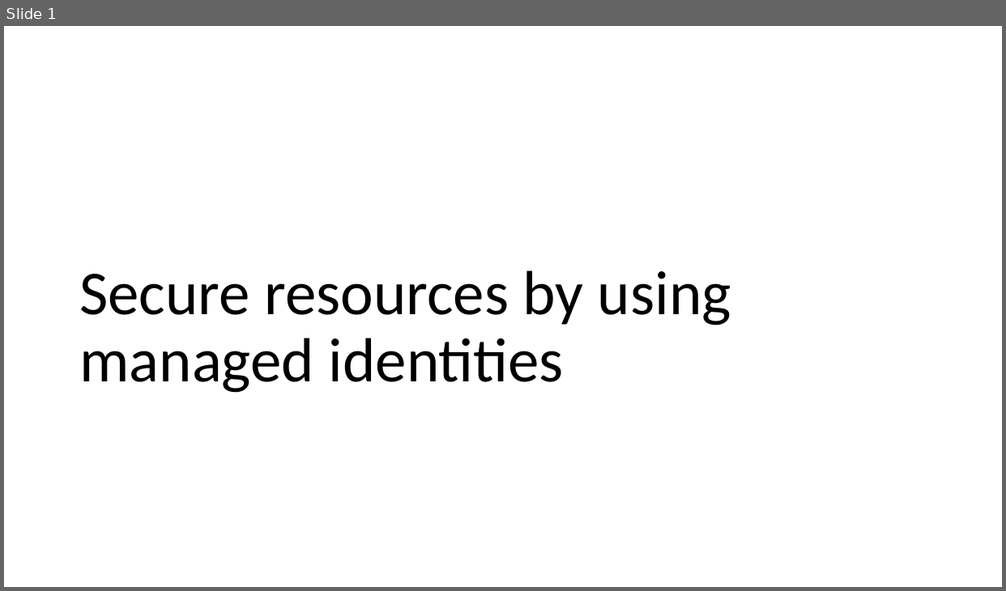
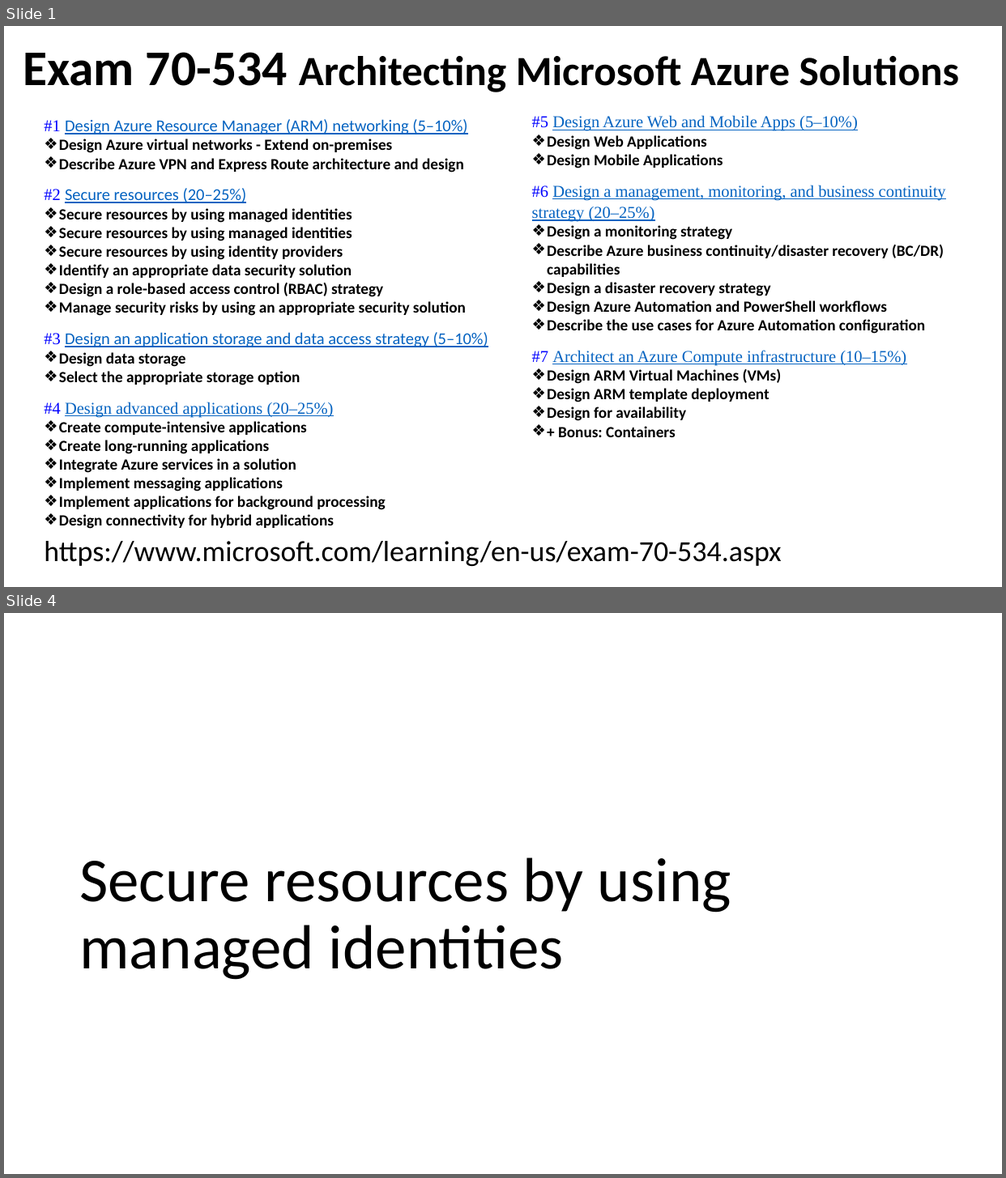
Before and after one commit to dstolts/70-534, a slide deck: Presentations/70-534-Combined-SecuritySlides.pptx. Shown one above the other, each under a label of ours: slide 1 before the commit, slides 1 and 4 after it; the slides between them are not shown. The pictures are 1006x591 and 1006x1178 pixels, drawn with LibreOffice and Linux fonts; fonts in the diff are those of the drawing. Boxes give left, top, right and bottom in pixels: in the first picture for what was removed or moved away, otherwise in the second. Text is boxed around its words. In the diff, an @@ line names an element or a change of style, - is before the commit and + after.

```diff
--- a/Presentations/70-534-Combined-SecuritySlides.pptx
+++ b/Presentations/70-534-Combined-SecuritySlides.pptx
@@ slide 1 added at bbox=[4, 26, 1002, 587], background #FFFFFF @@
@@ title added at bbox=[23, 52, 959, 92], 40 pt, text #000000, bold @@
+Exam 70-534 Architecting Microsoft Azure Solutions
@@ text added at bbox=[44, 119, 488, 529], 15 pt, text #000000, bold @@
+#1 Design Azure Resource Manager (ARM) networking (5–10%)
+  ❖ Design Azure virtual networks - Extend on-premises
+  ❖ Describe Azure VPN and Express Route architecture and design
+  #2 Secure resources (20–25%)
+  ❖ Secure resources by using managed identities
+  ❖ Secure resources by using managed identities
+  ❖ Secure resources by using identity providers
+  ❖ Identify an appropriate data security solution
+  ❖ Design a role-based access control (RBAC) strategy
+  ❖ Manage security risks by using an appropriate security solution
+  #3 Design an application storage and data access strategy (5–10%)
+  ❖ Design data storage
+  ❖ Select the appropriate storage option
+  #4 Design advanced applications (20–25%)
+  ❖ Create compute-intensive applications
+  ❖ Create long-running applications
+  ❖ Integrate Azure services in a solution
+  ❖ Implement messaging applications
+  ❖ Implement applications for background processing
+  ❖ Design connectivity for hybrid applications
@@ text added at bbox=[532, 115, 946, 437], 15 pt, text #000000, bold @@
+  #5 Design Azure Web and Mobile Apps (5–10%)
+  ❖ Design Web Applications
+  ❖ Design Mobile Applications
+  #6 Design a management, monitoring, and business continuity strategy (20–25%)
+  ❖ Design a monitoring strategy
+  ❖ Describe Azure business continuity/disaster recovery (BC/DR) capabilities
+  ❖ Design a disaster recovery strategy
+  ❖ Design Azure Automation and PowerShell workflows
+  ❖ Describe the use cases for Azure Automation configuration
+  #7 Architect an Azure Compute infrastructure (10–15%)
+  ❖ Design ARM Virtual Machines (VMs)
+  ❖ Design ARM template deployment
+  ❖ Design for availability
+  ❖ + Bonus: Containers
@@ text added at bbox=[44, 541, 781, 566], 28 pt, text #000000 @@
+https://www.microsoft.com/learning/en-us/exam-70-534.aspx
@@ what was slide 1 is now slide 4 @@
```
Also in this commit, not shown: 2 other slides added, 3 slides removed.
